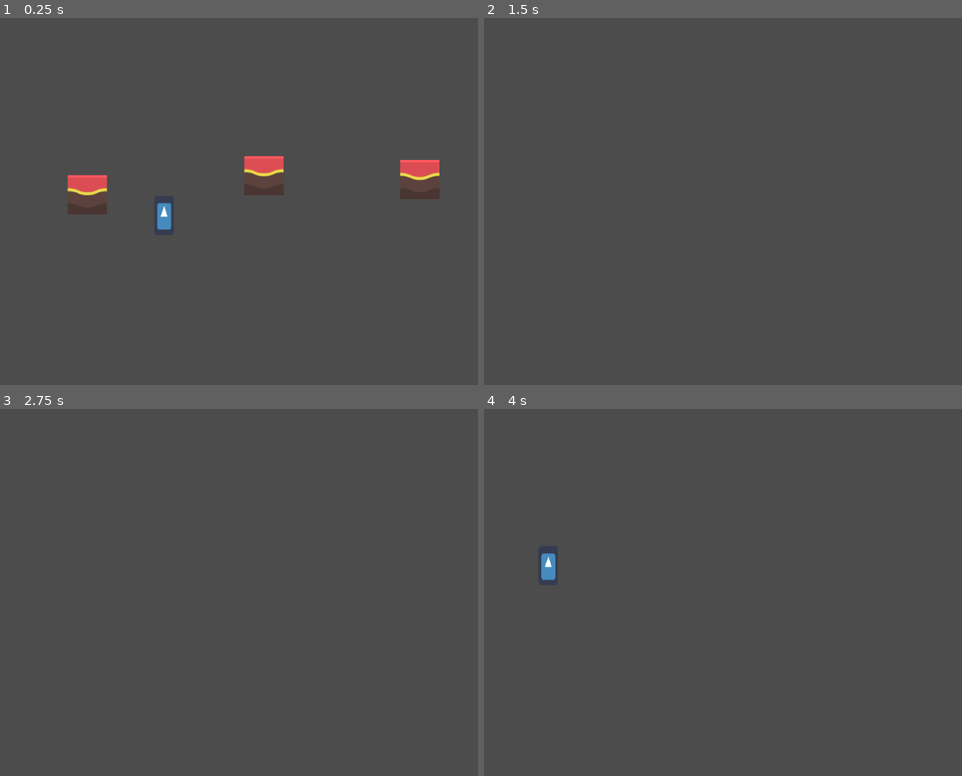
Above: before the commit, frames 1-4 (two rows, left to right).
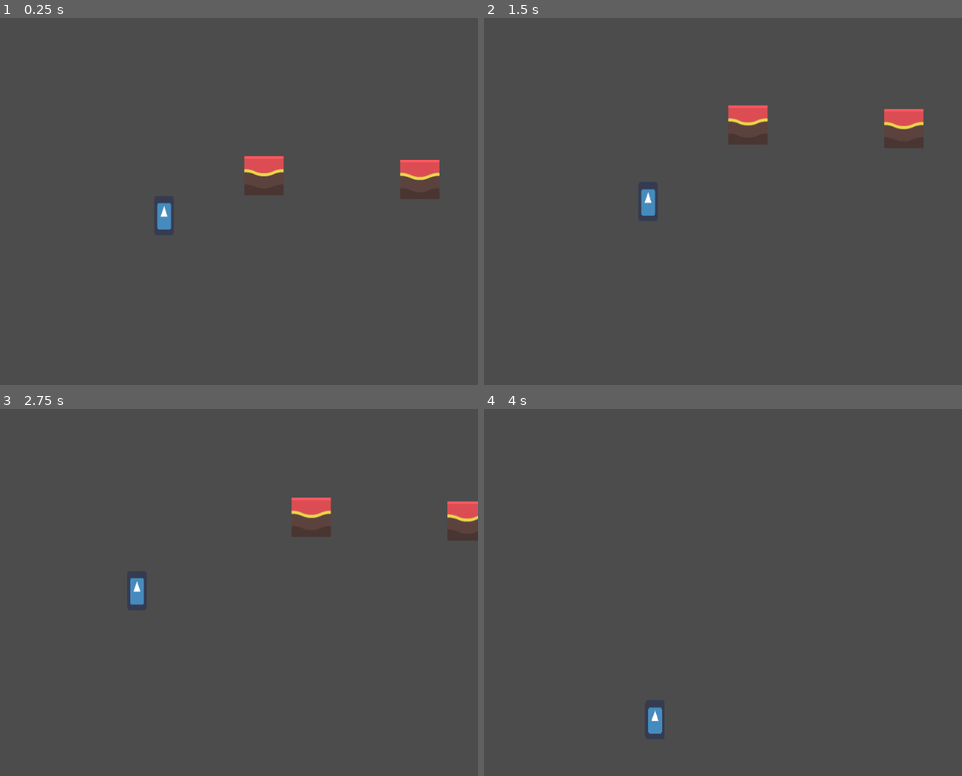
Above: after the commit, the same moments.

Repository: DominickRobinson/Supreme-Hen-Donkey
Game: Godot game, scene res://DemoScene.tscn
The game is run twice, just before and just after one commit, with the same random seed, the same clock (stepped at 60 frames per second) and the same inputs. The engine's default icon, where the game draws it, is replaced by a stand-in: a white triangle on a blue panel in a dark square.
Inputs (mouse positions are in pixels of both pictures, inside the frame that each line leads up to):
- Up to frame 1 (0.25 s): no input
- Up to frame 2 (1.5 s): drag from (570, 161) to (636, 219) at 0.52 s; drag from (852, 333) to (617, 274) at 1.27 s
- Up to frame 3 (2.75 s): tap Enter at 2 s; move the mouse to (224, 511) at 2.02 s; press the mouse at (224, 511) at 2.03 s; hold A (left) from 2.03 s (still down)
- Up to frame 4 (4 s): release A (left) at 2.75 s; release the mouse at (708, 511) at 2.75 s; drag from (617, 665) to (outside the picture) at 2.77 s; move the mouse to (837, 647) at 3.52 s; press the mouse at (837, 647) at 3.53 s; hold D (right) from 3.53 s (still down); tap Space (jump) at 3.77 s

The runs differ from the first frame. In frame 1, 0.6% of the frame differs, in the area x 14-23%, y 42-54%; in frame 2, 1.4%, in the area x 32-92%, y 23-54%; in frame 3, 1.3%; in frame 4, 0.4%.

Commit message:
Reorganize

Diff:
--- a/Supreme-Hen-Donkey/DemoScene.tscn
+++ b/Supreme-Hen-Donkey/DemoScene.tscn
@@ -1,12 +1,12 @@
 [gd_scene load_steps=11 format=2]
 
 [ext_resource path="res://Player.tscn" type="PackedScene" id=1]
-[ext_resource path="res://Launcher.tscn" type="PackedScene" id=2]
+[ext_resource path="res://Prefabs/Launcher.tscn" type="PackedScene" id=2]
 [ext_resource path="res://Assets/abstract-platformer-370-assets/Tilesheet/tilesheet_complete.png" type="Texture" id=3]
-[ext_resource path="res://EditorMode.gd" type="Script" id=4]
-[ext_resource path="res://DraggableTile.tscn" type="PackedScene" id=5]
-[ext_resource path="res://MovingPlatform.tscn" type="PackedScene" id=6]
-[ext_resource path="res://DraggableTileBlock.tscn" type="PackedScene" id=7]
+[ext_resource path="res://Scripts/EditorMode.gd" type="Script" id=4]
+[ext_resource path="res://Prefabs/DraggableTile.tscn" type="PackedScene" id=5]
+[ext_resource path="res://Prefabs/MovingPlatform.tscn" type="PackedScene" id=6]
+[ext_resource path="res://Prefabs/DraggableTileBlock.tscn" type="PackedScene" id=7]
 
 [sub_resource type="RectangleShape2D" id=1]
 extents = Vector2( 30, 30 )
@@ -81,10 +81,9 @@
 tileMapNP = NodePath("../TileMap")
 
 [node name="DraggableTile" parent="." instance=ExtResource( 5 )]
-position = Vector2( -62, 377 )
+position = Vector2( -154, 241 )
 
 [node name="MovingPlatform" parent="DraggableTile" instance=ExtResource( 6 )]
-position = Vector2( 8, -126 )
 
 [node name="DraggableTile2" parent="." instance=ExtResource( 7 )]
 position = Vector2( 226, 346 )
--- a/Supreme-Hen-Donkey/DraggableTile.tscn
+++ /dev/null
@@ -1,15 +0,0 @@
-[gd_scene load_steps=3 format=2]
-
-[ext_resource path="res://Assets/abstract-platformer-370-assets/PNG/Tiles/Brown tiles/tileBrown_02.png" type="Texture" id=1]
-[ext_resource path="res://FollowMouse.gd" type="Script" id=2]
-
-[node name="DraggableTile" type="Area2D"]
-collision_layer = 3
-script = ExtResource( 2 )
-tileMapNP = NodePath("../TileMap")
-
-[node name="TileBrown02" type="Sprite" parent="."]
-texture = ExtResource( 1 )
-__meta__ = {
-"_edit_lock_": true
-}
--- a/Supreme-Hen-Donkey/Player.tscn
+++ b/Supreme-Hen-Donkey/Player.tscn
@@ -1,7 +1,8 @@
 [gd_scene load_steps=8 format=2]
 
 [ext_resource path="res://icon.png" type="Texture" id=1]
-[ext_resource path="res://Player.gd" type="Script" id=2]
+[ext_resource path="res://Scripts/Player.gd" type="Script" id=2]
+
 
 [sub_resource type="CapsuleShape2D" id=6]
 radius = 16.0
--- /dev/null
+++ b/Supreme-Hen-Donkey/Prefabs/DraggableTile.tscn
@@ -0,0 +1,8 @@
+[gd_scene load_steps=2 format=2]
+
+[ext_resource path="res://Scripts/DraggableTile.gd" type="Script" id=2]
+
+[node name="DraggableTile" type="Area2D"]
+collision_layer = 3
+script = ExtResource( 2 )
+tileMapNP = NodePath("../TileMap")
--- a/Supreme-Hen-Donkey/DraggableTileBlock.tscn
+++ b/Supreme-Hen-Donkey/Prefabs/DraggableTileBlock.tscn
@@ -1,8 +1,8 @@
 [gd_scene load_steps=5 format=2]
 
 [ext_resource path="res://Assets/abstract-platformer-370-assets/PNG/Tiles/Brown tiles/tileBrown_02.png" type="Texture" id=1]
-[ext_resource path="res://FollowMouse.gd" type="Script" id=2]
-[ext_resource path="res://DraggableTileBlock.gd" type="Script" id=3]
+[ext_resource path="res://Scripts/DraggableTile.gd" type="Script" id=2]
+[ext_resource path="res://Scripts/DraggableTileBlock.gd" type="Script" id=3]
 
 [sub_resource type="RectangleShape2D" id=5]
 extents = Vector2( 32, 31.5 )
@@ -11,12 +11,6 @@
 collision_layer = 3
 script = ExtResource( 2 )
 tileMapNP = NodePath("../TileMap")
-
-[node name="TileBrown02" type="Sprite" parent="."]
-texture = ExtResource( 1 )
-__meta__ = {
-"_edit_lock_": true
-}
 
 [node name="KinematicBody2D" type="KinematicBody2D" parent="."]
 collision_layer = 3
@@ -31,3 +25,9 @@
 __meta__ = {
 "_edit_lock_": true
 }
+
+[node name="TileBrown02" type="Sprite" parent="KinematicBody2D"]
+texture = ExtResource( 1 )
+__meta__ = {
+"_edit_lock_": true
+}
--- a/Supreme-Hen-Donkey/GearPlatform.tscn
+++ b/Supreme-Hen-Donkey/Prefabs/GearPlatform.tscn
@@ -1,6 +1,7 @@
 [gd_scene load_steps=3 format=2]
 
-[ext_resource path="res://GearPlatform.gd" type="Script" id=1]
+[ext_resource path="res://Scripts/GearPlatform.gd" type="Script" id=1]
+
 
 [sub_resource type="CircleShape2D" id=3]
 radius = 87.0517
--- a/Supreme-Hen-Donkey/Launcher.tscn
+++ b/Supreme-Hen-Donkey/Prefabs/Launcher.tscn
@@ -1,6 +1,6 @@
 [gd_scene load_steps=3 format=2]
 
-[ext_resource path="res://Launcher.gd" type="Script" id=1]
+[ext_resource path="res://Scripts/Launcher.gd" type="Script" id=1]
 
 [sub_resource type="RectangleShape2D" id=1]
 extents = Vector2( 54, 10 )
--- a/Supreme-Hen-Donkey/MovingPlatform.tscn
+++ b/Supreme-Hen-Donkey/Prefabs/MovingPlatform.tscn
@@ -1,6 +1,7 @@
 [gd_scene load_steps=3 format=2]
 
-[ext_resource path="res://MovingPlatform.gd" type="Script" id=1]
+[ext_resource path="res://Scripts/MovingPlatform.gd" type="Script" id=1]
+
 
 [sub_resource type="RectangleShape2D" id=3]
 resource_local_to_scene = true
--- a/Supreme-Hen-Donkey/FollowMouse.gd
+++ b/Supreme-Hen-Donkey/Scripts/DraggableTile.gd
@@ -34,7 +34,7 @@
 	# Start dragging
 	if event.is_action_pressed("click"):
 		if event.is_pressed():
-			print('Click')
+#			print('Click')
 			following = true
 			pickupTile()
 
--- a/Supreme-Hen-Donkey/project.godot
+++ b/Supreme-Hen-Donkey/project.godot
@@ -12,7 +12,7 @@
 "base": "RigidBody2D",
 "class": "Player",
 "language": "GDScript",
-"path": "res://Player.gd"
+"path": "res://Scripts/Player.gd"
 } ]
 _global_script_class_icons={
 "Player": ""
Renamed: Supreme-Hen-Donkey/DraggableTileBlock.gd -> Supreme-Hen-Donkey/Scripts/DraggableTileBlock.gd
Renamed: Supreme-Hen-Donkey/EditorMode.gd -> Supreme-Hen-Donkey/Scripts/EditorMode.gd
Renamed: Supreme-Hen-Donkey/GearPlatform.gd -> Supreme-Hen-Donkey/Scripts/GearPlatform.gd
Renamed: Supreme-Hen-Donkey/KinematicBody2D.gd -> Supreme-Hen-Donkey/Scripts/KinematicBody2D.gd
Renamed: Supreme-Hen-Donkey/Launcher.gd -> Supreme-Hen-Donkey/Scripts/Launcher.gd
Renamed: Supreme-Hen-Donkey/MovingPlatform.gd -> Supreme-Hen-Donkey/Scripts/MovingPlatform.gd
Renamed: Supreme-Hen-Donkey/Player.gd -> Supreme-Hen-Donkey/Scripts/Player.gd
